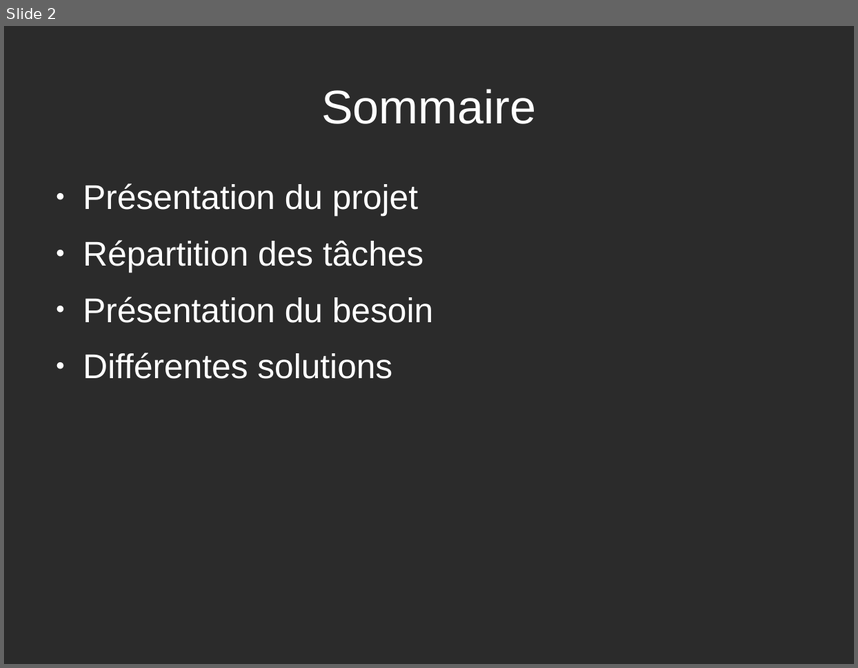
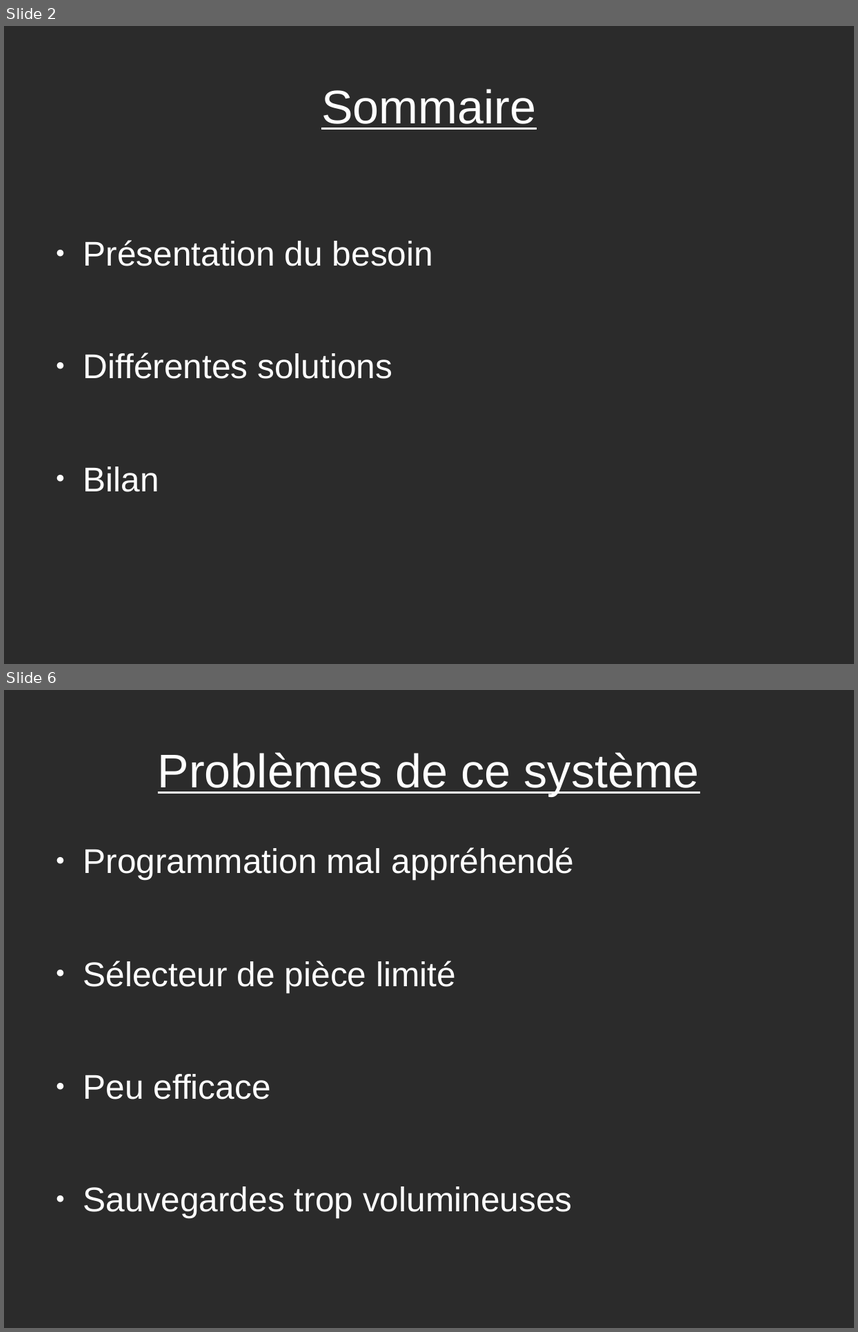
Before and after one commit to VisiteVirtuelle/-diteur-de-maison, a slide deck: Thomas Duditlieux - Diapo de Projet.odp. Shown one above the other, each under a label of ours: slide 2 before the commit, slides 2 and 6 after it; the slides between them are not shown. The pictures are 858x668 and 858x1332 pixels, drawn with LibreOffice and Linux fonts; fonts in the diff are those of the drawing; background and template pictures are left out; a plain dark background stands for a picture behind light text. Boxes give left, top, right and bottom in pixels: in the first picture for what was removed or moved away, otherwise in the second. Text is boxed around its words. In the diff, an @@ line names an element or a change of style, - is before the commit and + after.

```diff
--- a/Thomas Duditlieux - Diapo de Projet.odp
+++ b/Thomas Duditlieux - Diapo de Projet.odp
@@ slide 6 added at bbox=[4, 690, 854, 1328], background picture (left out) @@
@@ title added at bbox=[158, 752, 700, 796], 44 pt, text #FFFFFF, underline @@
+Problèmes de ce système
@@ text added at bbox=[83, 847, 574, 1218], 32 pt, text #FFFFFF @@
+● Programmation mal appréhendé
+● Sélecteur de pièce limité
+● Peu efficace
+● Sauvegardes trop volumineuses
@@ slide 2 changed as well @@
@@ title "Sommaire" at bbox=[321, 89, 536, 129]: underline on @@
@@ text at bbox=[83, 183, 424, 272]: paragraphs removed @@
-● Présentation du projet
-● Répartition des tâches
@@ text at bbox=[83, 466, 159, 492]: paragraph added @@
+● Bilan
```
Also in this commit, not shown: 1 other slide changed, 7 other slides added, 1 slide removed, 1 other file.
